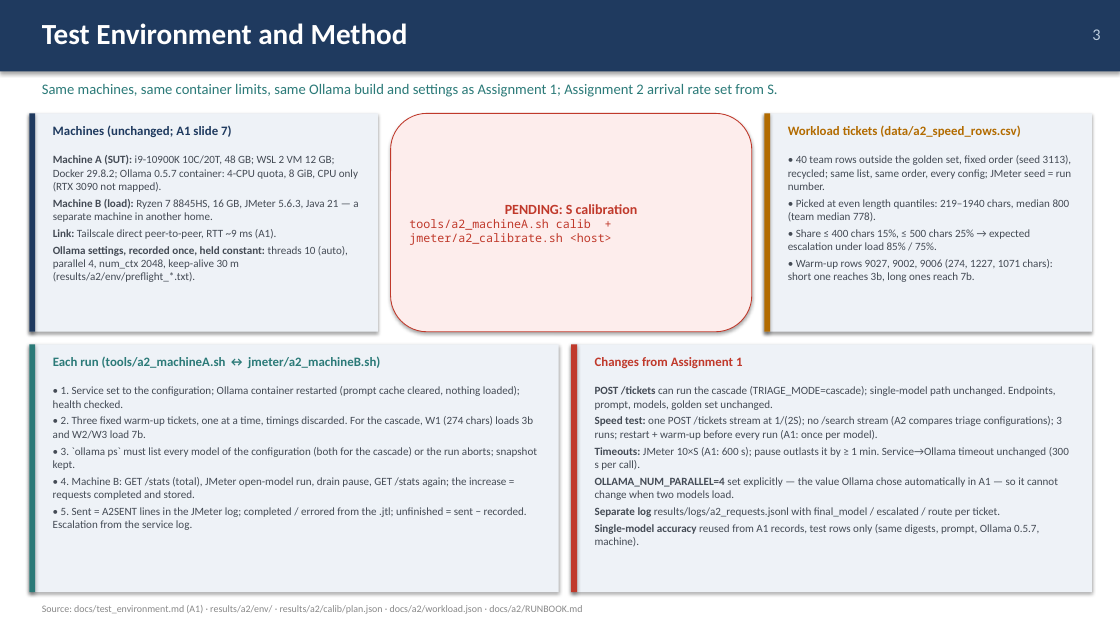
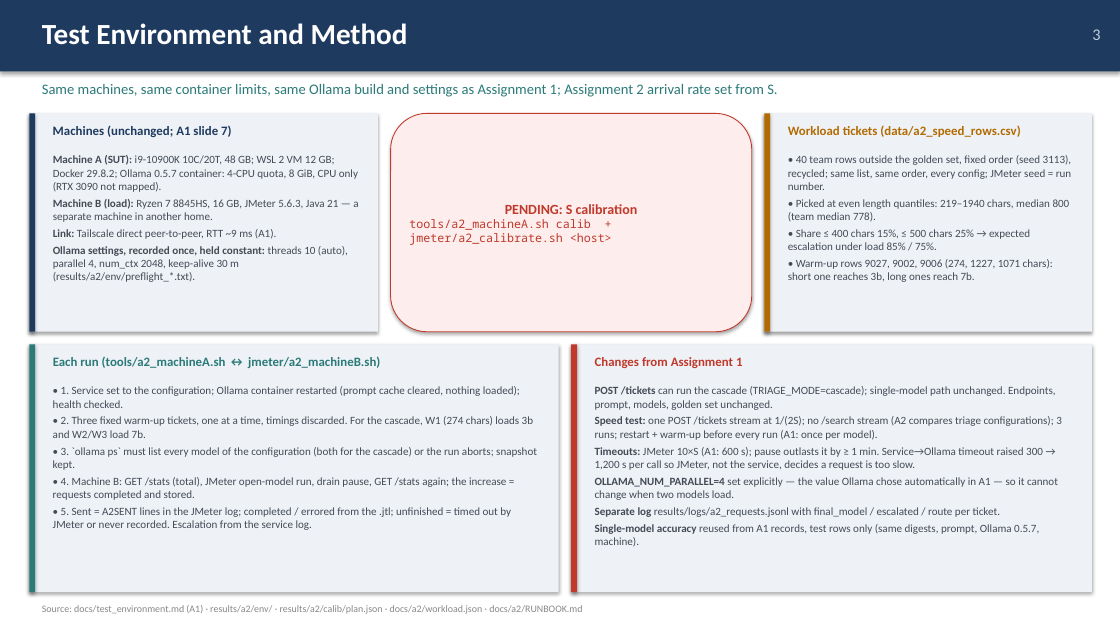
Before and after one commit to AlvinKoh1/ICT3113-Assignment2, a slide deck: slide 3 of deck/Group09_A2.pptx. Drawn at 1120x630 pixels with LibreOffice and Linux fonts; fonts in the diff are those of the drawing. Boxes give left, top, right and bottom in pixels: in the first picture for what was removed or moved away, otherwise in the second. Text is boxed around its words. In the diff, an @@ line names an element or a change of style, - is before the commit and + after.

```diff
--- a/deck/Group09_A2.pptx
+++ b/deck/Group09_A2.pptx
@@ text at bbox=[595, 447, 1043, 470]: text changed @@
-Timeouts: JMeter 10×S (A1: 600 s); pause outlasts it by ≥ 1 min. Service→Ollama timeout unchanged (300 s per call).
+Timeouts: JMeter 10×S (A1: 600 s); pause outlasts it by ≥ 1 min. Service→Ollama timeout raised 300 → 1,200 s per call so JMeter, not the service, decides a request is too slow.
@@ text at bbox=[53, 507, 511, 530]: text changed @@
-• 5. Sent = A2SENT lines in the JMeter log; completed / errored from the .jtl; unfinished = sent − recorded. Escalation from the service log.
+• 5. Sent = A2SENT lines in the JMeter log; completed / errored from the .jtl; unfinished = timed out by JMeter or never recorded. Escalation from the service log.
```
Also in this commit, not shown: 1 other slide changed, 6 other files.
